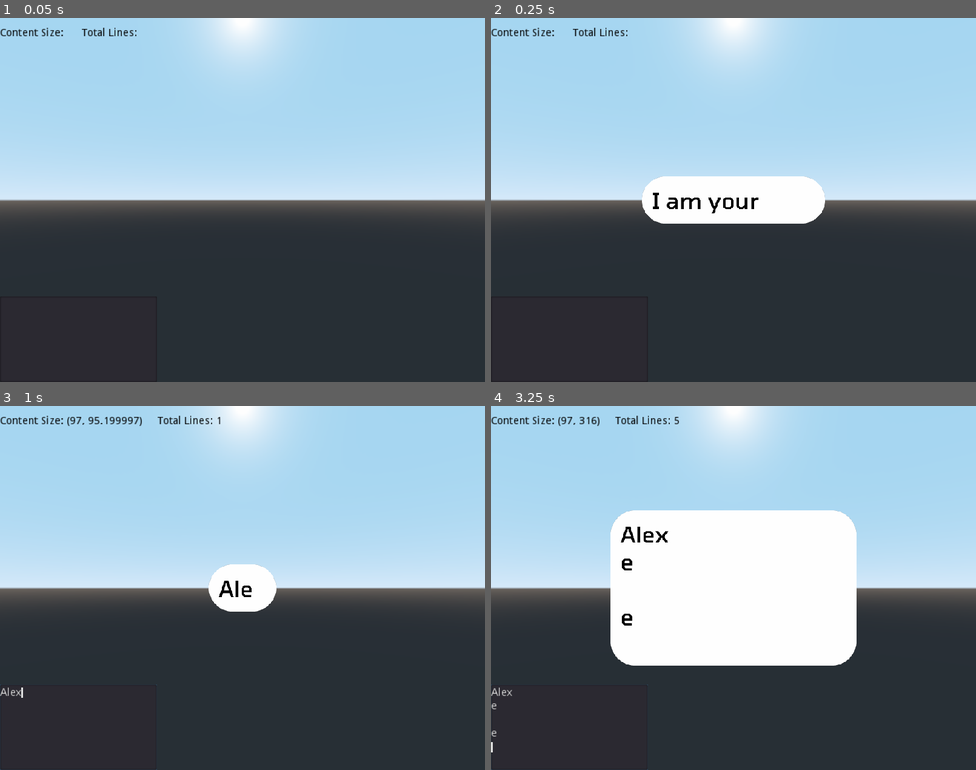
Above: before the commit, frames 1-4 (two rows, left to right).
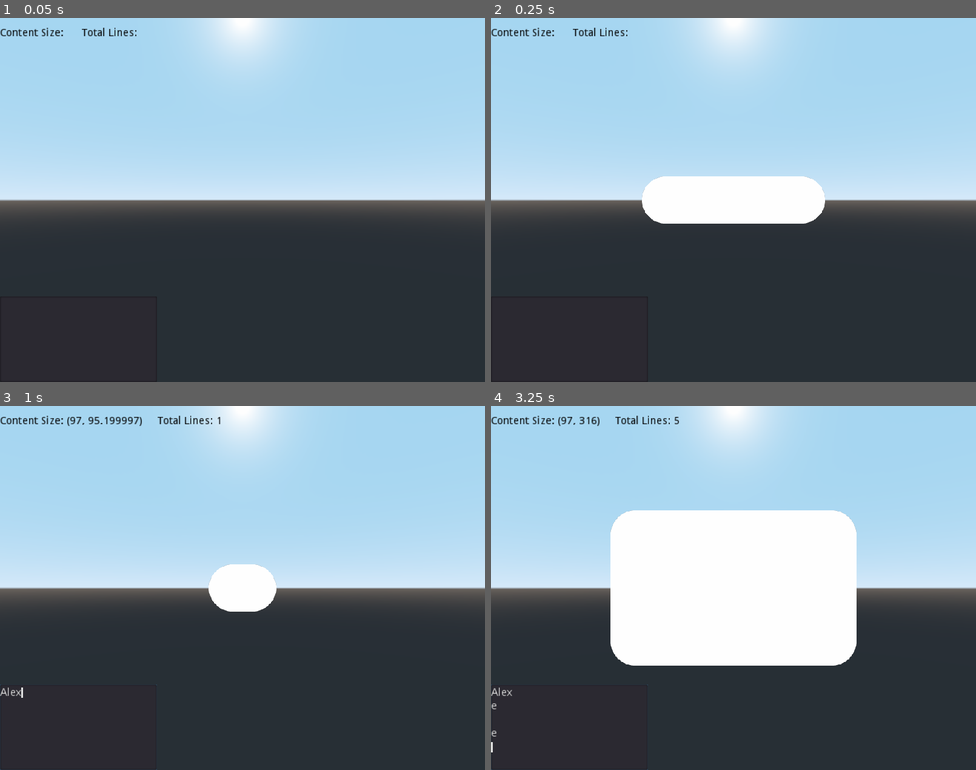
Above: after the commit, the same moments.

Repository: Jantho1990/Pseudo-3D-Layer-Test
Game: Godot game, scene res://_tests/SpeechBubbleScale/SpeechBubbleScaleTest2D.tscn
Same seed, same stepped clock (60 frames per second), same inputs: the game is played once before the commit and once after it. This scene is started directly instead of the project's main scene.
Inputs (mouse positions are in pixels of both pictures, inside the frame that each line leads up to):
- Up to frame 1 (0.05 s): no input
- Up to frame 2 (0.25 s): no input
- Up to frame 3 (1 s): click (77, 726) at 0.52 s; type "Alex" at 0.6 s
- Up to frame 4 (3.25 s): tap Enter (start_dialogue_test) at 1.25, 1.35, 2, 2.85 s; move the mouse to (840, 569) at 1.27 s; hold E (rotate_right) 1.28-2 s; click (840, 569) at 1.42 s; tap Space (ui_select) at 1.52 s; drag from (636, 606) to (709, 660) at 2.02 s; move the mouse to (782, 507) at 2.77 s; hold E (rotate_right) from 2.78 s (still down)

Frame 1 is identical in both runs. In frame 2, 0.3% of the frame differs, in the area x 33-56%, y 48-54%; in frame 3, 0.1%; in frame 4, 0.3%.

Commit message:
integrated typewriter effect into the speech bubble

Diff:
--- a/systems/dialogue_handler/renderers/DialogueBubbleRenderer/TextboxContainer2D.gd
+++ b/systems/dialogue_handler/renderers/DialogueBubbleRenderer/TextboxContainer2D.gd
@@ -7,10 +7,14 @@
 export(String) var raw_text = '' setget update_text
 export(int) var max_lines = 5
 export(int) var max_content_width = 360
+export(float) var step_next_letter = 0.1 # How long to wait before advancing to the next letter.
+export(bool) var use_typewriter = true
 
 var processed_text = ''
 var content_size = Vector2(0.0, 0.0)
 var content_total_lines = 0
+var typing = false # Is typewriter effect currently typing?
+var step_content_percent_visible = 0.0 # How much of the text in the content box is currently visible.
 
 var border = {
   "left": 0,
@@ -21,11 +25,13 @@
 
 onready var TextContainer = $MarginContainer
 onready var TextContent = $MarginContainer/RichTextLabel
+onready var TypewriterTimer = $TypewriterTimer
 # onready var Theme = theme.custom_styles
 
 
 # Called when the node enters the scene tree for the first time.
 func _ready():
+  TypewriterTimer.connect('timeout', self, '_on_TypewriterTimer_timeout')
   border = {
     "left": $MarginContainer.get('custom_constants/margin_left'),
     "top": $MarginContainer.get('custom_constants/margin_top'),
@@ -33,6 +39,15 @@
     "bottom": $MarginContainer.get('custom_constants/margin_bottom')
   }
   update_text(raw_text)
+
+
+func _on_TypewriterTimer_timeout():
+  if TextContent.percent_visible < 1:
+    TextContent.percent_visible += step_content_percent_visible
+    TypewriterTimer.start(step_next_letter)
+  else:
+    TypewriterTimer.stop() # Otherwise the timer doesn't seem to stop. /shrug
+    typing = false
 
 
 # Figure out how many lines an array of processed text has within given container width.
@@ -172,6 +187,16 @@
 
 func get_word_pixel_width(word : String, font : DynamicFont) -> int:
   return int(font.get_string_size(word).x)
+
+
+func render_typewriter():
+  var text_length = processed_text.length()
+  if text_length <= 0: return
+
+  step_content_percent_visible = 1 / float(text_length)
+  typing = true
+  TextContent.percent_visible = 0
+  TypewriterTimer.start(step_next_letter)
 
 
 func split_and_keep_delimiters(text : String, delimiters : Array):
@@ -212,3 +237,6 @@
     get_longest_line_width(processed_text, font, int(max_content_width)),
     get_pixel_height_for_text(processed_text, font, int(max_content_width)) + border.top + border.bottom
   )
+
+  if use_typewriter:
+    render_typewriter()
--- a/systems/dialogue_handler/renderers/DialogueBubbleRenderer/TextboxContainer2D.tscn
+++ b/systems/dialogue_handler/renderers/DialogueBubbleRenderer/TextboxContainer2D.tscn
@@ -61,3 +61,5 @@
 __meta__ = {
 "_edit_use_anchors_": false
 }
+
+[node name="TypewriterTimer" type="Timer" parent="."]
